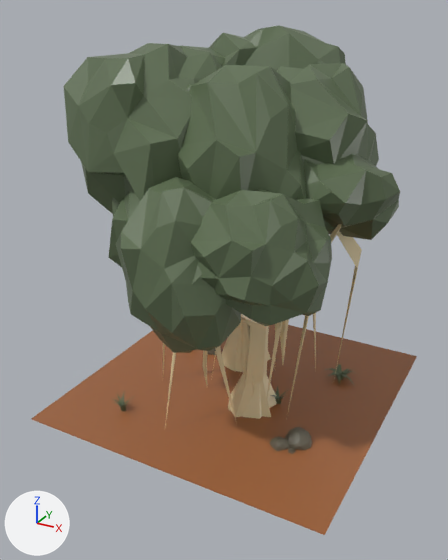
Two versions of the FBX model assets/enemybase/Kapre-Baliti.fbx, one commit apart.
Before and after are seen from a camera (50 mm lens) standing at (6.7, -10.48, 9.89) and looking at (0.57, 0.67, 4.31). Lighting does not change. The marker at lower left points along +X, +Y and +Z. The picture after the commit comes second. Where no turn or scale is listed for an object, it has been applied to the vertices.

In view in the first picture: 'Stone_group_average_mossy'.
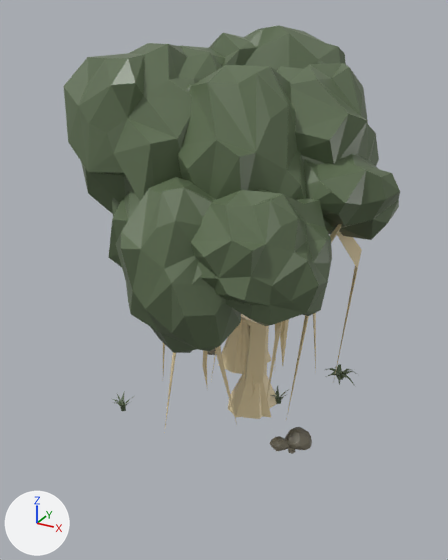
Location of each change, [x1, y1, x2, y2] in pixels of the pictures (448 x 560 px; the box of a moved part takes in the faces that stretch with it):
```json
{"object": "Stone_group_average_mossy", "change": "reshaped", "before": [31, 26, 417, 535], "after": [64, 26, 400, 454], "on screen": "13% narrower, 16% shorter"}
{"part": 1, "of": "me_icosphere_030", "change": "deleted", "before": [31, 324, 417, 535], "on screen": "brown"}
{"part": 2, "of": "me_icosphere_030", "change": "moved or reshaped", "before": [277, 438, 294, 454], "after": [277, 438, 294, 454]}
{"part": 3, "of": "me_icosphere_030", "change": "moved or reshaped", "before": [112, 397, 133, 406], "after": [112, 397, 133, 406]}
```

Edits to the scene script, one JSON object a line:
```json
{"block": "me_icosphere_030", "where": "# used by ob_stone_group_average_mossy; location = (2.88, -0.71, 1.6)"}
{"op": "remove", "block": "me_icosphere_030", "code": "me_icosphere_030.from_pydata(...)  # 2504 vertices, 3559 faces; spans x -6.24..1.47, y -1.92..5.77, z -0.16..7.92"}
{"op": "add", "block": "me_icosphere_030", "code": "me_icosphere_030.from_pydata(...)  # 2500 vertices, 3558 faces; spans x -6.24..1.25, y -1.83..5.77, z -0.16..7.92"}
{"block": "me_icosphere_030", "change": "me_icosphere_030 part 1: the loose piece of 4 vertices spanning x -5.35..1.47, y -1.92..4.9, z 0.0 is deleted"}
{"block": "me_icosphere_030", "change": "me_icosphere_030 part 2"}
{"block": "me_icosphere_030", "change": "41 faces are deleted"}
{"block": "me_icosphere_030", "change": "41 new faces join them, mat_material_004 (brown #686354)"}
{"block": "me_icosphere_030", "change": "me_icosphere_030 part 3"}
{"block": "me_icosphere_030", "change": "44 faces are deleted"}
{"block": "me_icosphere_030", "change": "44 new faces join them, mat_material_001 (dark green #5f6f52)"}
{"block": "me_icosphere_030", "change": "other edits to the shape of me_icosphere_030 do not show in these pictures"}
{"op": "remove", "block": "me_icosphere_030", "code": "me_icosphere_030.materials.append(mat_material_003)  # brown #a2663e"}
```
